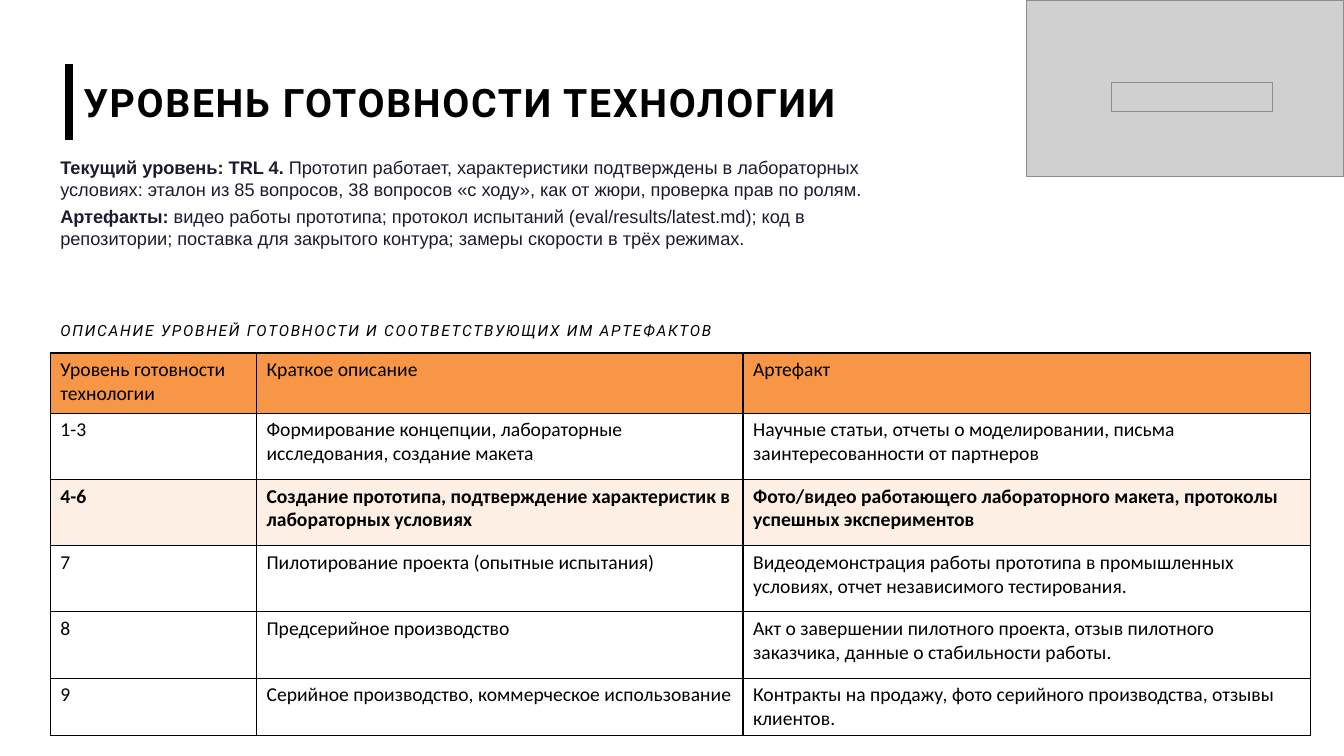
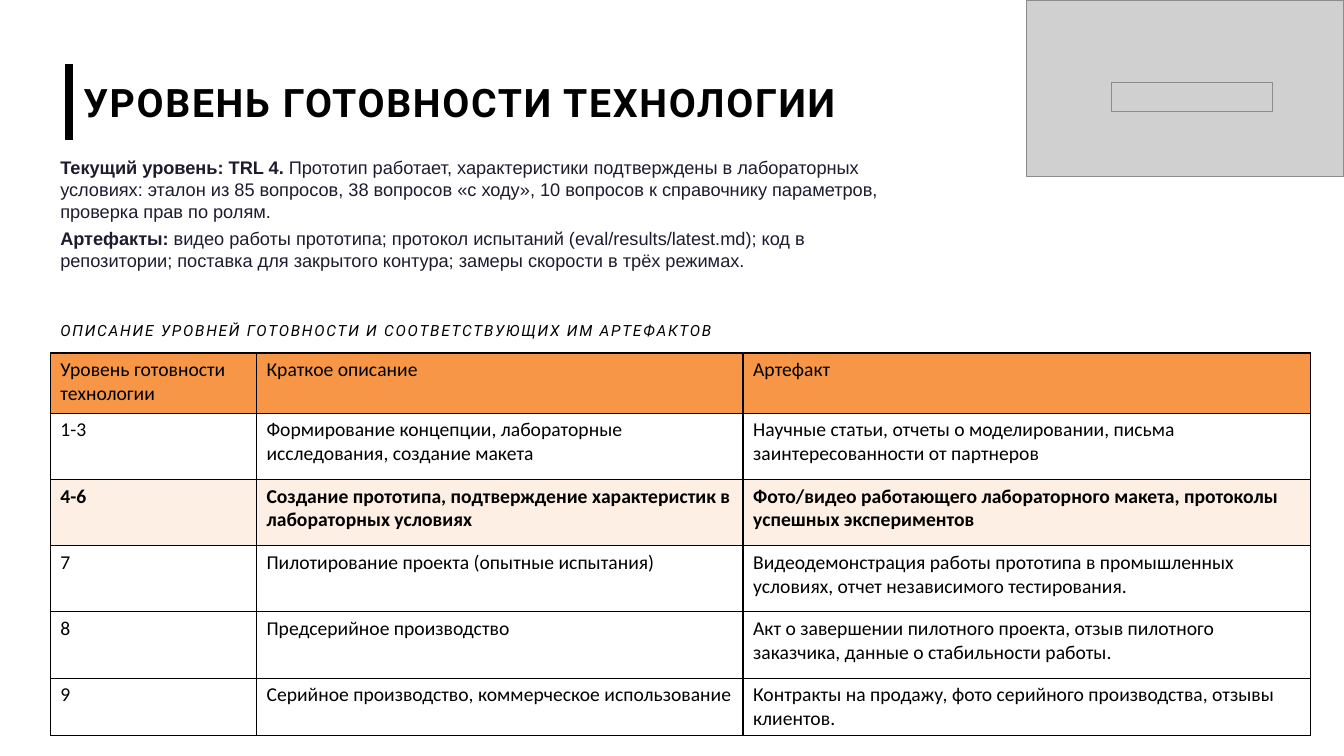
Before and after one commit to imaO0O/acselerator, a slide deck: slide 12 of docs/slides/prezentatsiya.pptx. Drawn at 1344x756 pixels with LibreOffice and Linux fonts; fonts in the diff are those of the drawing; grey boxes stand for pictures; background and template pictures are left out. Boxes give left, top, right and bottom in pixels: in the first picture for what was removed or moved away, otherwise in the second. Text is boxed around its words. In the diff, an @@ line names an element or a change of style, - is before the commit and + after.

```diff
--- a/docs/slides/prezentatsiya.pptx
+++ b/docs/slides/prezentatsiya.pptx
@@ text at (60, 160, 877, 222): text changed @@
-Текущий уровень: TRL 4. Прототип работает, характеристики подтверждены в лабораторных условиях: эталон из 85 вопросов, 38 вопросов «с ходу», как от жюри, проверка прав по ролям.
+Текущий уровень: TRL 4. Прототип работает, характеристики подтверждены в лабораторных условиях: эталон из 85 вопросов, 38 вопросов «с ходу», 10 вопросов к справочнику параметров, проверка прав по ролям.
```
Also in this commit, not shown: 10 other slides changed, 5 other files.
